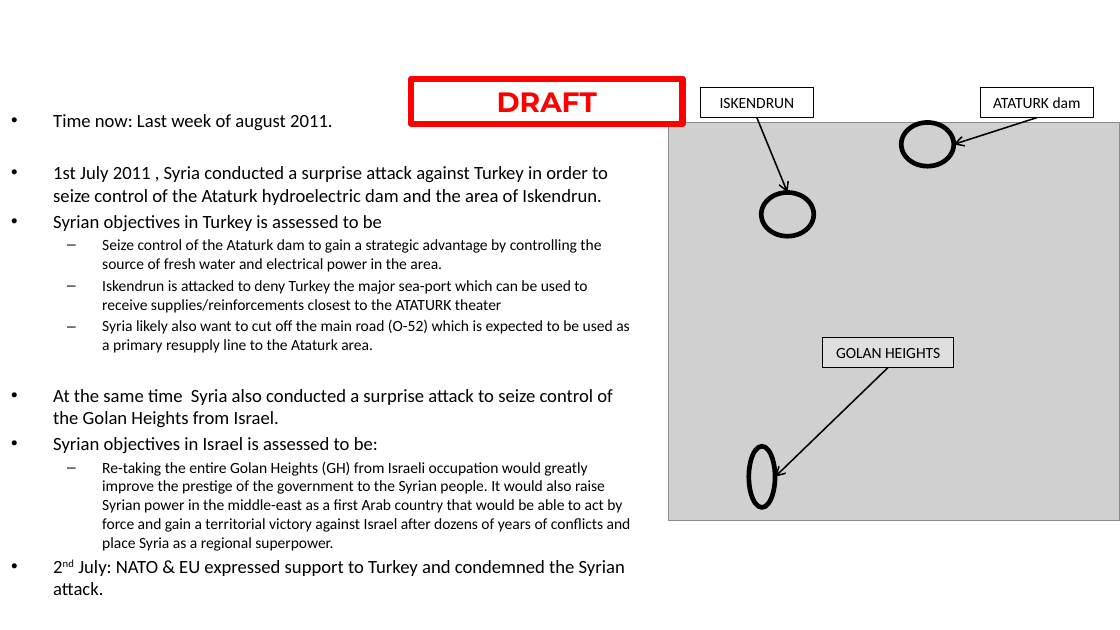
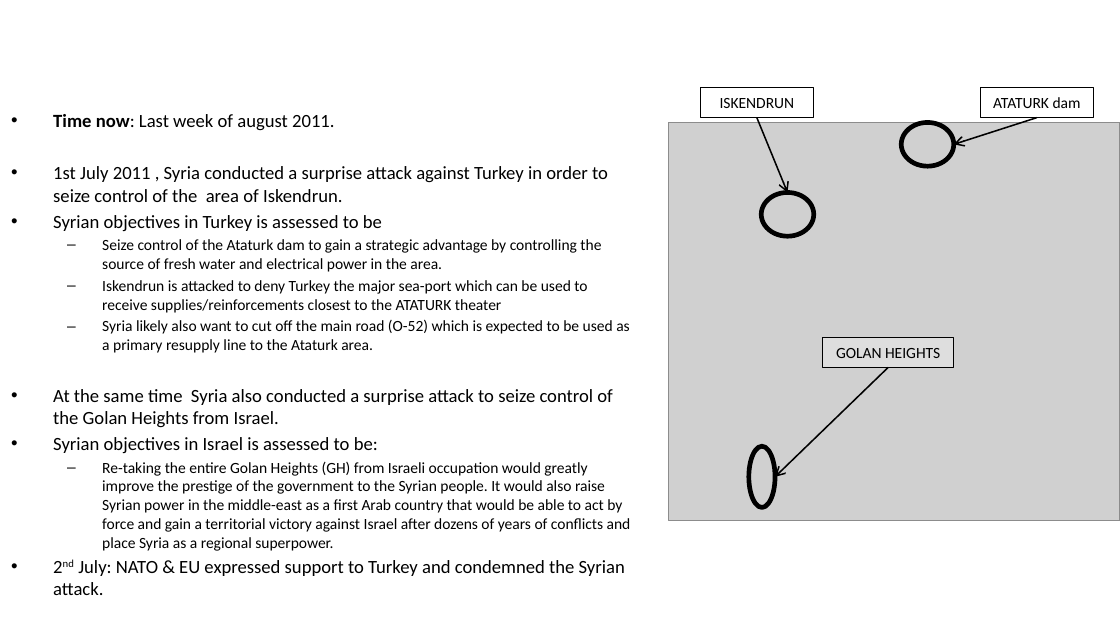
Before and after one commit to 132nd-vWing/OPAR-Brief, a slide deck: slide 4 of UNDER DEVELOPMENT/132nd OP ACTIVE RESOLVE Introduction Brief.pptx (slide 5 before the commit). Drawn at 1120x630 pixels with LibreOffice and Linux fonts; fonts in the diff are those of the drawing; grey boxes stand for pictures; background and template pictures are left out. Boxes give left, top, right and bottom in pixels: in the first picture for what was removed or moved away, otherwise in the second. Text is boxed around its words. In the diff, an @@ line names an element or a change of style, - is before the commit and + after.

```diff
--- a/UNDER DEVELOPMENT/132nd OP ACTIVE RESOLVE Introduction Brief.pptx
+++ b/UNDER DEVELOPMENT/132nd OP ACTIVE RESOLVE Introduction Brief.pptx
@@ rectangle removed at (x1=411, y1=78, x2=682, y2=123) @@
-DRAFT
@@ text at (x1=53, y1=114, x2=334, y2=131): bold on in "Time now:" @@
@@ text at (x1=53, y1=166, x2=608, y2=202): text changed @@
-• 1st July 2011 , Syria conducted a surprise attack against Turkey in order to seize control of the Ataturk hydroelectric dam and the area of Iskendrun.
+• 1st July 2011 , Syria conducted a surprise attack against Turkey in order to seize control of the area of Iskendrun.
```
Also in this commit, not shown: 18 other slides changed, 4 slides removed, 1 other file.
